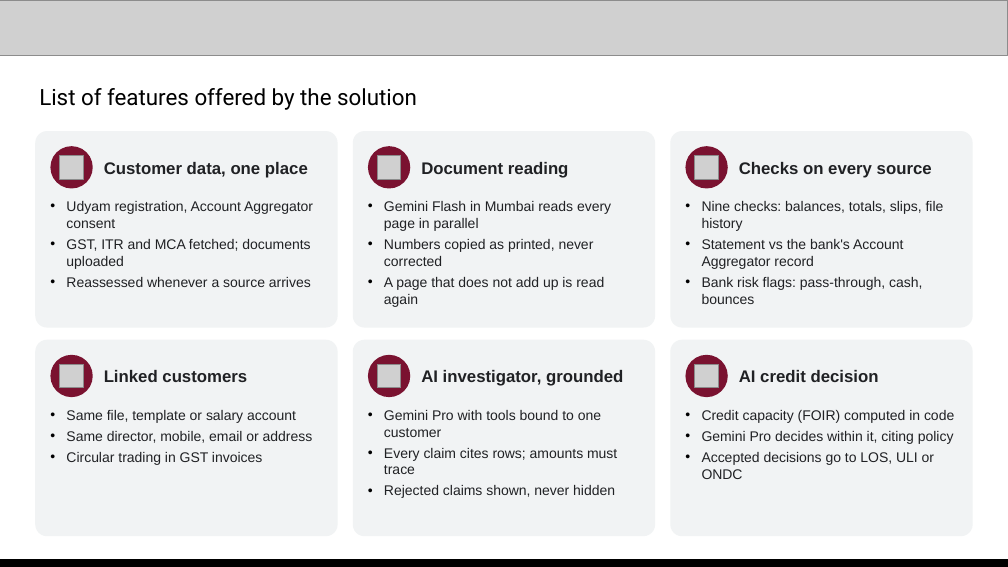
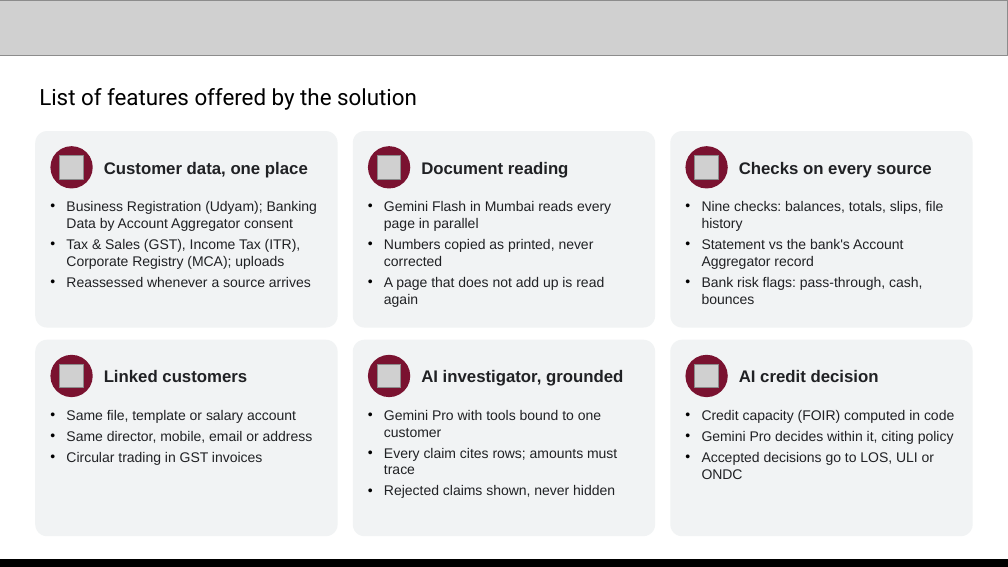
Before and after one commit to abhinavmukwane/FinRiskLensAI-RAG-V2, a slide deck: slide 4 of Doc/FinRiskLens_AI_Builder_Cup_2026.pptx. Drawn at 1008x567 pixels with LibreOffice and Linux fonts; fonts in the diff are those of the drawing; grey boxes stand for pictures. Boxes give left, top, right and bottom in pixels: in the first picture for what was removed or moved away, otherwise in the second. Text is boxed around its words. In the diff, an @@ line names an element or a change of style, - is before the commit and + after.

```diff
--- a/Doc/FinRiskLens_AI_Builder_Cup_2026.pptx
+++ b/Doc/FinRiskLens_AI_Builder_Cup_2026.pptx
@@ text at [66,201,317,269]: text changed @@
-• Udyam registration, Account Aggregator consent
-• GST, ITR and MCA fetched; documents uploaded
+• Business Registration (Udyam); Banking Data by Account Aggregator consent
+• Tax & Sales (GST), Income Tax (ITR), Corporate Registry (MCA); uploads
```
Also in this commit, not shown: 7 other slides changed, 5 slides added, 2 other files.
